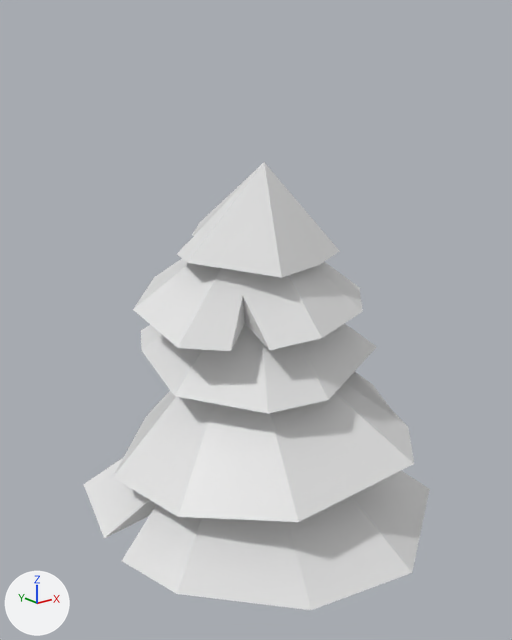
The FBX model SourceArt/Tree.fbx, before and after one commit.
Camera for both pictures: a 50 mm lens placed at (-2.71, -3.39, 3.25), pointed at (-0.01, -0.02, 1.9). The lights are fixed; the arrows at lower left show +X, +Y and +Z. Vertices at the same position are counted once.
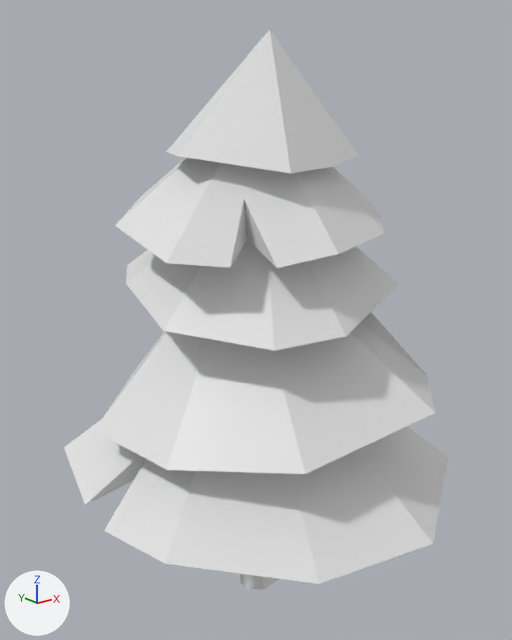
Where the change shows, as pixel boxes (x1, y1, x2, y2) in the pictures (512 x 640 px; the box of a moved part takes in the faces that stretch with it):
'Cube', reshaped, moved, rescaled (11% wider, 25% taller)
    before: (84, 162, 430, 610)
    after: (64, 29, 448, 590)
part 1 of me_cube, moved or reshaped
    before: (133, 259, 363, 351)
    after: (115, 158, 384, 268)
part 2 of me_cube, moved or reshaped
    before: (177, 162, 340, 278)
    after: (166, 29, 358, 173)
part 3 of me_cube, moved or reshaped
    before: (141, 323, 376, 414)
    after: (126, 240, 399, 351)

What changed in the scene script:
```text
Change me_cube:
    where me_cube.from_pydata(...)  # 77 vertices, 63 faces; spans x -1.09..1.08, y -1.21..1.05, z -0.16..2.89
    used by ob_cube; location = (0.0, 0.0, 0.0)
    me_cube part 1: the loose piece of 13 vertices spanning x -0.74..0.73, y -0.66..0.75, z 1.91..2.6 is moved by (-0.06, -0.11, 0.0)
    me_cube part 2: the loose piece of 13 vertices spanning x -0.55..0.5, y -0.47..0.52, z 2.29..2.89 is moved by (-0.06, -0.11, 0.0)
    me_cube part 3: the loose piece of 13 vertices spanning x -0.73..0.94, y -0.71..0.84, z 1.57..2.29 is moved by (-0.06, -0.11, 0.0)
Change ob_cube:
    ob_cube.location: (0.0, 0.0, 0.0) -> (0.0, 0.0, 0.13)
    ob_cube.scale: (1.0, 1.0, 1.0) -> (1.09, 1.09, 1.2)
```
